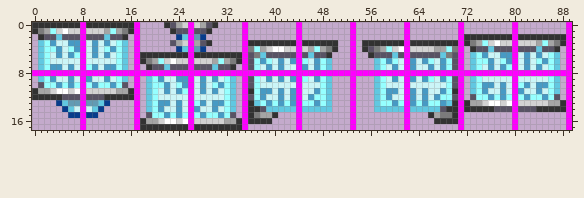
Sprite sheet, stored at Tiles/MartianHoloSign.png. Above, as it was before the edit.
The file is 180x36 pixels, drawn in blocks of 2x2; one block is one cell here.
The result:
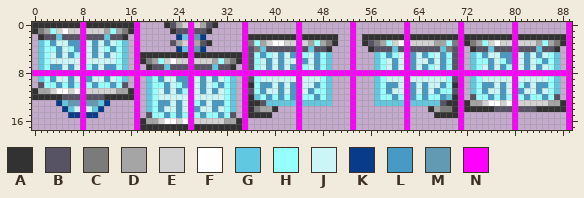
Palette (. is transparent): A #323232  B #585364  C #7b7b7b  D #a5a5a5  E #d2d2d2  F #ffffff  G #61c8e1  H #96ffff  J #cbf5f7  K #083c8b  L #479ac4  M #629ab3  N #ff00ff
From old to new:
@@ x 34..72 @@
  1 .N........N........N........N........N.
- 2 .N........N........N........N........NA
- 3 .NAAAAAAAANAAAAAA..N.AAAAAAANAAAAAAAANA
- 4 .NCHDEFFEENEDHDCA..N.ABCDHEFNEEEEDDHCN.
- 5 ANBCGBBBBBNBGBBA...N..ABBBGBNBBBBBGCBN.
- 6 ANBHLHJLJLNHJLHG...N...GHLHJNLJLHJLHBN.
- 7 .NBHJLJLJJNLJLHG...N...GHJLJNLJJLJLHBN.
+ 2 .NAAAAAAAANAAAAAA..N.AAAAAAANAAAAAAAANA
+ 3 .NCHDEFFEENEDHDCA..N.ABCDHEFNEEEEDDHCNA
+ 4 .NBCGBBBBBNBGBBA...N..ABBBGBNBBBBBGCBN.
+ 5 ANBHLHJLJLNHJLHG...N...GHLHJNLJLHJLHBN.
+ 6 ANBHJLJLJJNLJLHG...N...GHJLJNLJJLJLHBN.
+ 7 .NBHJLJLJLNHJLHG...N...GHJLJNLJLHJLHBN.
  8 NNNNNNNNNNNNNNNNNNNNNNNNNNNNNNNNNNNNNNN
- 9 .NBHJLJLJLNHJLHG...N...GHJLJNLJLHJLHBN.
-10 .NBHJJJJJJNJJJHG...N...GHJJJNJJJJJJHBN.
-11 .NAHLLJLJLNJJLHG...N...GHLLJNLJLJJLHAN.
-12 .NBHLJJLJLNJLHHG...N...GHLJJNLJLJLHHBN.
-13 .NAGHLHLHLNHHLHG...N...GHHLHNLHLHHLGANA
-14 .NAABGGGGGNGGGGG...N...GGGGGNGGGGGBAANA
-15 .NACDDA...N........N........N...ADCCAN.
-16 ANAAAA....N........N........N....AAAAN.
+ 9 .NBHJJJJJJNJJJHG...N...GHJJJNJJJJJJHBN.
+10 .NAHLLJLJLNJJLHG...N...GHLLJNLJLJJLHAN.
+11 .NBHLJJLJLNJLHHG...N...GHLJJNLJLJLHHBN.
+12 .NAGHLHLHLNHHLHG...N...GHHLHNLHLHHLGAN.
+13 .NAABGGGGGNGGGGG...N...GGGGGNGGGGGBAANA
+14 .NACDDA...N........N........N...ADCCANA
+15 .NAAAA....N........N........N....AAAAN.
+16 AN........N........N........N........N.
 17 AN........N........N........N........N.
Pixel boxes of the changes (left, top, right, bottom) in both pictures:
changed: (248, 34, 338, 124)
changed: (362, 34, 458, 124)
